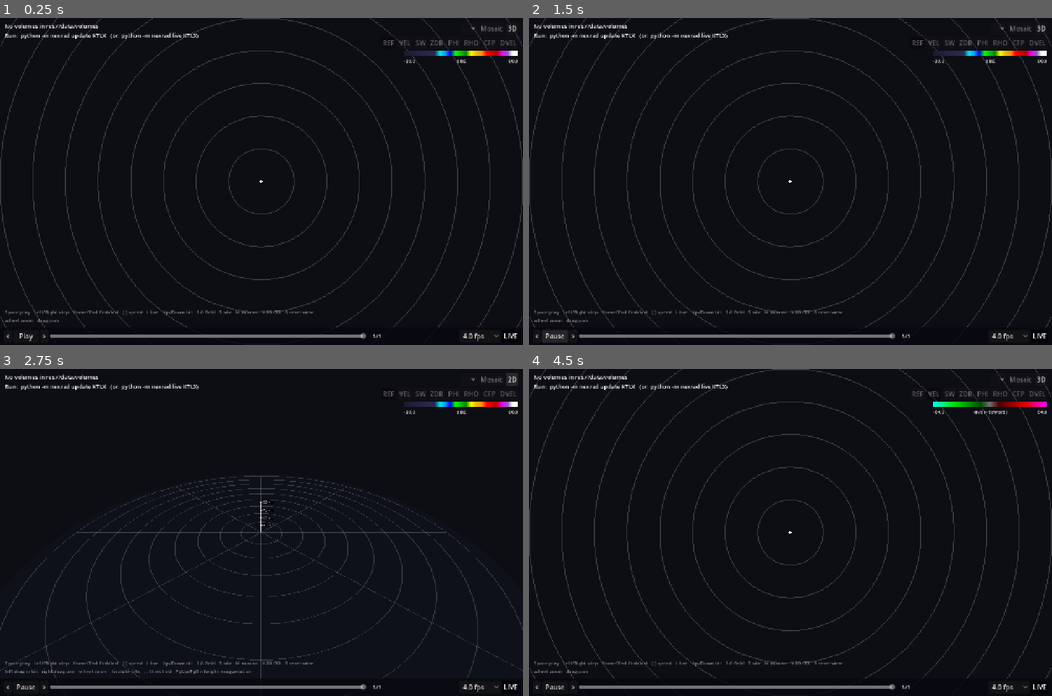
Above: before the commit, frames 1-4 (two rows, left to right).
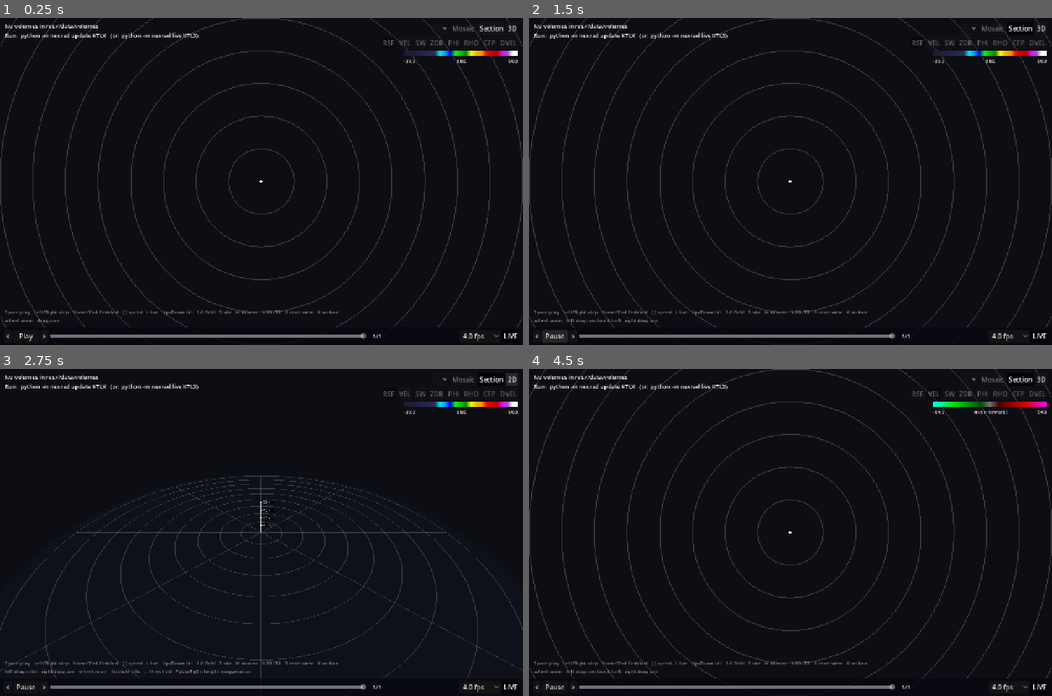
Above: after the commit, the same moments.

Repository: computerdane/droplet
Game: Godot game, scene res://scenes/main.tscn
Two runs of this game, one before a commit and one after it. Both use one fixed random seed, a clock stepped at 60 frames per second and the inputs below.
Inputs (mouse positions are in pixels of both pictures, inside the frame that each line leads up to):
- Up to frame 1 (0.25 s): no input
- Up to frame 2 (1.5 s): click (1020, 27) at 0.5 s, where only the run after the commit has a clickable "Section"; click "Play" at 1.25 s
- Up to frame 3 (2.75 s): click "3D" at 2 s
- Up to frame 4 (4.5 s): click "2D" at 2.75 s; click "REF" at 3.5 s; click "VEL" at 4.25 s

The runs differ from the first frame. In frame 1, 0.1% of the frame differs, in the area x 60-97%, y 2-91%; in frame 2, 0.2%, in the area x 7-97%, y 2-94%; in frame 3, 0.1%; in frame 4, 0.2%.

Commit message:
Vertical cross-sections through every tilt
Press X, or pass section=ax,ay,bx,by, then drag A to B in the 2D view. A panel
plots height against distance along the line. Each elevation band is a
full-plot ColorRect running section.gdshader, which inverts the 4/3-earth beam
model used by cone.gdshader: pixel height and distance become an elevation
angle and slant range, and the shader samples the same polar textures. By
default it interpolates linearly between adjacent tilts; "Beams only" shows
each tilt within half a beamwidth. Beam centre lines are drawn over the plot.
smoke.gd checks the CPU beam-height model against the cone shader's.

Co-Authored-By: Claude Opus 5.5 <noreply@anthropic.com>

Diff:
--- a/scripts/hud.gd
+++ b/scripts/hud.gd
@@ -12,17 +12,21 @@
 signal site_selected(site: String)
 signal view_toggled
 signal mosaic_toggled
+signal section_toggled
 signal field_selected(field_name: String)
 
 const SPEEDS := [1.0, 2.0, 4.0, 8.0, 15.0]
 const DEFAULT_SPEED_INDEX := 2
 const LEGEND_WIDTH := 280
+const SECTION_SIZE := Vector2(560, 270)
 
 var info: Label
 var hint: Label
 var site_option: OptionButton
 var view_button: Button
 var mosaic_button: Button
+var section_button: Button
+var section: SectionView
 var field_buttons: Dictionary = {}  # name -> Button
 var legend_tex: TextureRect
 var legend_lo: Label
@@ -43,6 +47,7 @@
 	_build_info()
 	_build_top_right()
 	_build_bottom_bar()
+	_build_section()
 
 
 func _build_info() -> void:
@@ -82,6 +87,10 @@
 	mosaic_button.toggle_mode = true
 	mosaic_button.pressed.connect(mosaic_toggled.emit)
 	row.add_child(mosaic_button)
+	section_button = _button("Section", "Vertical cross-section: drag A to B in the 2D view (X)")
+	section_button.toggle_mode = true
+	section_button.pressed.connect(section_toggled.emit)
+	row.add_child(section_button)
 	view_button = _button("3D", "Toggle 2D plan view / 3D volume (V)")
 	view_button.pressed.connect(view_toggled.emit)
 	row.add_child(view_button)
@@ -173,6 +182,25 @@
 	row.add_child(live_button)
 
 
+## Cross-section panel, bottom right above the playback bar and clear of the hint text.
+func _build_section() -> void:
+	section = SectionView.new()
+	section.set_anchors_preset(Control.PRESET_BOTTOM_RIGHT)
+	section.grow_horizontal = Control.GROW_DIRECTION_BEGIN
+	section.grow_vertical = Control.GROW_DIRECTION_BEGIN
+	section.offset_left = -SECTION_SIZE.x - 12
+	section.offset_right = -12
+	section.offset_top = -SECTION_SIZE.y - 100
+	section.offset_bottom = -100
+	section.visible = false
+	add_child(section)
+
+
+func set_section(on: bool, shown: bool) -> void:
+	section_button.set_pressed_no_signal(on)
+	section.visible = shown
+
+
 func set_info(text: String) -> void:
 	info.text = text
 
--- a/scripts/main.gd
+++ b/scripts/main.gd
@@ -11,6 +11,7 @@
 ## Command-line options (after `--`): site=KTLX time=20130520_200359 field=VEL elev=0.5
 ## live=0|1 play=0|1 fps=8 zoom=2 pan=-15,5 (2D centre, km east,north) view=2d|3d yaw=30
 ## pitch=25 dist=400 exag=4 isolate=0|1|2 threshold=20 mosaic=0|1 prefetch=0|1
+## section=ax,ay,bx,by (cross-section A -> B, km east,north of the radar)
 ##
 ## Upcoming loop frames (and their mosaic neighbours) are read in the background, see
 ## _preload_ahead() and VolumeCache.
@@ -37,9 +38,10 @@
 }
 const HINT_COMMON := (
 	"Space play   Left/Right step   Home/End first/last   [ ] speed   L live   "
-	+ "Up/Down tilt   1-8 field   S site   M mosaic   V 2D/3D   R reset view\n"
+	+ "Up/Down tilt   1-8 field   S site   M mosaic   V 2D/3D   R reset view   X section\n"
 )
 const HINT_2D := "wheel zoom   drag pan"
+const HINT_SECTION := "wheel zoom   left drag: section A to B   right drag pan"
 const HINT_3D := (
 	"left drag orbit   right drag pan   wheel zoom   I isolate tilts   , . threshold   "
 	+ "PgUp/PgDn height exaggeration"
@@ -60,6 +62,7 @@
 var view_is_3d := false
 var mosaic := false
 var prefetch := true  # read upcoming loop frames in the background
+var section_on := false  # cross-section mode: line in the 2D view, panel in the HUD
 var _neighbors: Array = []  # mosaic entries, see _find_neighbors()
 var _others := PackedVector2Array()  # neighbours in the selected site's frame
 var _site_lonlat := Vector2.INF  # site the views' basemaps are centred on
@@ -77,6 +80,7 @@
 	play_timer.one_shot = true
 	play_timer.timeout.connect(_on_play_tick)
 	view_2d.view_changed.connect(_update_info)
+	view_2d.section_changed.connect(_update_section)
 	view_3d.camera.moved.connect(_update_info)
 	_connect_hud()
 
@@ -91,6 +95,11 @@
 		view_2d.cam.position = Vector2(p[0], -p[1])
 	_apply_3d_options(opts)
 	mosaic = opts.get("mosaic", "0") == "1"
+	if opts.has("section"):
+		var s: PackedFloat64Array = opts["section"].split_floats(",")
+		if s.size() == 4:
+			view_2d.set_section(Vector2(s[0], -s[1]), Vector2(s[2], -s[3]))
+			_set_section_on(true)
 	prefetch = opts.get("prefetch", "1") == "1"
 	_set_view_3d(opts.get("view", "2d") == "3d")
 	var sites := library.sites()
@@ -121,6 +130,7 @@
 	hud.field_selected.connect(_set_field)
 	hud.view_toggled.connect(func() -> void: _set_view_3d(not view_is_3d))
 	hud.mosaic_toggled.connect(_toggle_mosaic)
+	hud.section_toggled.connect(func() -> void: _set_section_on(not section_on))
 
 
 func _apply_3d_options(opts: Dictionary) -> void:
@@ -179,8 +189,20 @@
 	view_2d.set_active(not on)
 	view_3d.set_active(on)
 	hud.set_view_3d(on)
-	hud.set_hint(HINT_COMMON + (HINT_3D if on else HINT_2D))
+	_update_hint()
 	_refresh()
+
+
+func _update_hint() -> void:
+	var extra := HINT_3D if view_is_3d else (HINT_SECTION if section_on else HINT_2D)
+	hud.set_hint(HINT_COMMON + extra)
+
+
+func _set_section_on(on: bool) -> void:
+	section_on = on
+	view_2d.set_section_mode(on)
+	_update_hint()
+	_update_section()
 
 
 func _toggle_mosaic() -> void:
@@ -302,9 +324,17 @@
 				if not available.has(f):
 					available.append(f)
 	hud.set_field(field_name, available)
+	_update_section()
 	_update_info()
 	_update_playback()
 	_preload_ahead()
+
+
+func _update_section() -> void:
+	var shown := section_on and view_2d.has_section
+	hud.set_section(section_on, shown)
+	if shown:
+		hud.section.show_section(volume, field_name, view_2d.section_a, view_2d.section_b)
 
 
 ## Queues background reads of the frames after the current one, wrapping around the loop,
@@ -509,6 +539,8 @@
 			_toggle_mosaic()
 		KEY_V:
 			_set_view_3d(not view_is_3d)
+		KEY_X:
+			_set_section_on(not section_on)
 		KEY_I:
 			view_3d.isolate = ((view_3d.isolate + 1) % ConeSet.Isolate.size()) as ConeSet.Isolate
 			_refresh()
--- a/scripts/ppi_view.gd
+++ b/scripts/ppi_view.gd
@@ -2,9 +2,11 @@
 extends Node2D
 ## 2D plan view: one sweep drawn by ppi.gdshader on a quad centred on the radar, with the
 ## basemap, range rings and city labels on top. World units are km, +x east, -y north.
-## Wheel zooms, drag pans.
+## Wheel zooms, drag pans. In section mode a left drag draws the cross-section line A -> B
+## instead (right or middle drag still pans).
 
 signal view_changed
+signal section_changed
 
 const BASEMAP_SHADER := preload("res://shaders/basemap_2d.gdshader")
 const PPI_SHADER := preload("res://shaders/ppi.gdshader")
@@ -20,8 +22,14 @@
 const CITY_MAX_LABELS := 40
 const CITY_RADIUS_KM := 600.0
 const BASEMAP_CULL_KM := 6000.0
-
+const SECTION_COLOR := Color(1, 1, 1, 0.95)
+
+var section_mode := false
+var has_section := false
+var section_a := Vector2.ZERO  # km, +x east, +y south (world = radar-local frame)
+var section_b := Vector2.ZERO
 var _dragging := false
+var _drawing_section := false
 var _cities: Array = []  # from Basemap.cities_near, most populous first
 var _basemap_mats: Array[ShaderMaterial] = []
 var _neighbor_rects: Array[ColorRect] = []
@@ -76,6 +84,20 @@
 	cam.enabled = on
 	if on:
 		cam.make_current()
+
+
+func set_section(a: Vector2, b: Vector2) -> void:
+	section_a = a
+	section_b = b
+	has_section = a != b
+	overlay.queue_redraw()
+	section_changed.emit()
+
+
+func set_section_mode(on: bool) -> void:
+	section_mode = on
+	_drawing_section = false
+	overlay.queue_redraw()
 
 
 func reset_camera() -> void:
@@ -163,6 +185,25 @@
 	overlay.draw_line(Vector2(-s, 0), Vector2(s, 0), Color.WHITE, -1.0)
 	overlay.draw_line(Vector2(0, -s), Vector2(0, s), Color.WHITE, -1.0)
 	_draw_cities()
+	if section_mode and has_section:
+		_draw_section_line()
+
+
+func _draw_section_line() -> void:
+	var z := cam.zoom.x
+	overlay.draw_line(section_a, section_b, Color(0, 0, 0, 0.6), 4.0 / z)
+	overlay.draw_line(section_a, section_b, SECTION_COLOR, 2.0 / z)
+	var font := ThemeDB.fallback_font
+	for end in [[section_a, "A"], [section_b, "B"]]:
+		overlay.draw_set_transform(end[0], 0.0, Vector2.ONE / z)
+		overlay.draw_circle(Vector2.ZERO, 4.0, SECTION_COLOR)
+		overlay.draw_string_outline(
+			font, Vector2(7, -6), end[1], HORIZONTAL_ALIGNMENT_LEFT, -1, 16, 4, Color.BLACK
+		)
+		overlay.draw_string(
+			font, Vector2(7, -6), end[1], HORIZONTAL_ALIGNMENT_LEFT, -1, 16, SECTION_COLOR
+		)
+	overlay.draw_set_transform(Vector2.ZERO)
 
 
 ## City dots and names at constant screen size; greedy declutter, biggest cities first.
@@ -218,12 +259,22 @@
 			MOUSE_BUTTON_WHEEL_DOWN:
 				if e.pressed:
 					_zoom_at(e.position, 1.0 / ZOOM_STEP)
+			MOUSE_BUTTON_LEFT when section_mode:
+				_drawing_section = e.pressed
+				if e.pressed:
+					set_section(_to_world(e.position), _to_world(e.position))
 			MOUSE_BUTTON_LEFT, MOUSE_BUTTON_MIDDLE, MOUSE_BUTTON_RIGHT:
 				_dragging = e.pressed
+	elif event is InputEventMouseMotion and _drawing_section:
+		set_section(section_a, _to_world((event as InputEventMouseMotion).position))
 	elif event is InputEventMouseMotion and _dragging:
 		cam.position -= (event as InputEventMouseMotion).relative / cam.zoom
 		overlay.queue_redraw()
 		view_changed.emit()
+
+
+func _to_world(screen_pos: Vector2) -> Vector2:
+	return cam.position + (screen_pos - get_viewport_rect().size / 2.0) / cam.zoom.x
 
 
 func _zoom_at(screen_pos: Vector2, factor: float) -> void:
--- /dev/null
+++ b/scripts/section_view.gd
@@ -0,0 +1,248 @@
+class_name SectionView
+extends Control
+## Vertical cross-section panel: height vs distance along a line A -> B in the 2D view,
+## through every tilt of one field. Each elevation band is a ColorRect drawn by
+## section.gdshader over the whole plot, keeping only the pixels whose elevation angle
+## falls in its band; the beam model is the same 4/3 earth radius one as cone.gdshader.
+## Two modes (button in the panel): interpolate linearly between adjacent tilts (default),
+## or beams only, where each tilt reaches half a beamwidth and blank means not sampled.
+
+const SECTION_SHADER := preload("res://shaders/section.gdshader")
+const BEAMWIDTH_DEG := 0.95  # WSR-88D half-power beamwidth
+const H_MAX_KM := 18.0
+const KE_A := 8494.67  # 4/3 * 6371 km
+const MARGIN_LEFT := 34.0
+const MARGIN_RIGHT := 12.0
+const MARGIN_TOP := 24.0
+const MARGIN_BOTTOM := 22.0
+const FONT_SIZE := 12
+const BEAM_SAMPLES := 48
+const BG := Color(0.03, 0.03, 0.06, 0.88)
+const PLOT_BG := Color(0.07, 0.08, 0.11)
+const GRID := Color(1, 1, 1, 0.12)
+const TEXT := Color(1, 1, 1, 0.8)
+const BEAM_LINE := Color(1, 1, 1, 0.18)
+
+var _plot: Control
+var _overlay: Control
+var _rects: Array[ColorRect] = []
+var _a := Vector2.ZERO
+var _b := Vector2.ZERO
+var _elevs: Array[float] = []  # tilts shown, ascending
+var _title := ""
+var _interpolate := true
+var _mode_button: Button
+var _last: Array = []  # arguments of the last show_section(), to redraw on mode change
+
+
+func _ready() -> void:
+	mouse_filter = Control.MOUSE_FILTER_STOP  # clicks on the panel must not move the line
+	_plot = Control.new()
+	_plot.clip_contents = true
+	_plot.mouse_filter = Control.MOUSE_FILTER_IGNORE
+	_plot.set_anchors_preset(Control.PRESET_FULL_RECT)
+	_plot.offset_left = MARGIN_LEFT
+	_plot.offset_right = -MARGIN_RIGHT
+	_plot.offset_top = MARGIN_TOP
+	_plot.offset_bottom = -MARGIN_BOTTOM
+	add_child(_plot)
+	var bg := ColorRect.new()
+	bg.color = PLOT_BG
+	bg.mouse_filter = Control.MOUSE_FILTER_IGNORE
+	bg.set_anchors_preset(Control.PRESET_FULL_RECT)
+	_plot.add_child(bg)
+	_overlay = Control.new()
+	_overlay.mouse_filter = Control.MOUSE_FILTER_IGNORE
+	_overlay.set_anchors_preset(Control.PRESET_FULL_RECT)
+	_overlay.draw.connect(_draw_overlay)
+	add_child(_overlay)
+	_mode_button = Button.new()
+	_mode_button.focus_mode = Control.FOCUS_NONE
+	_mode_button.add_theme_font_size_override("font_size", 11)
+	_mode_button.tooltip_text = "Interpolate between tilts, or show each beam only"
+	_mode_button.set_anchors_preset(Control.PRESET_TOP_RIGHT)
+	_mode_button.grow_horizontal = Control.GROW_DIRECTION_BEGIN
+	_mode_button.offset_right = -MARGIN_RIGHT
+	_mode_button.offset_top = 1
+	_mode_button.pressed.connect(
+		func() -> void:
+			_interpolate = not _interpolate
+			if not _last.is_empty():
+				show_section.callv(_last)
+	)
+	add_child(_mode_button)
+
+
+func _draw() -> void:
+	draw_rect(Rect2(Vector2.ZERO, size), BG)
+
+
+## Show the section from `a` to `b` (km in the radar's local frame, +x east, +y south)
+## through all tilts of `field_name` in `vol`.
+func show_section(vol: RadarVolume, field_name: String, a: Vector2, b: Vector2) -> void:
+	_last = [vol, field_name, a, b]
+	_a = a
+	_b = b
+	var tilts: Array[int] = vol.tilts(field_name) if vol != null else ([] as Array[int])
+	_elevs.clear()
+	for i in tilts:
+		_elevs.append(vol.elevation(i))
+	var bands := _bands_interpolated() if _interpolate else _bands_beams()
+	while _rects.size() < bands.size():
+		_rects.append(_new_rect())
+	var rng := Colormaps.range_of(field_name)
+	for k in _rects.size():
+		var rect := _rects[k]
+		rect.visible = k < bands.size()
+		if not rect.visible:
+			continue
+		var band: Array = bands[k]  # [tilt below, tilt above, lo_deg, hi_deg]
+		var ia := tilts[band[0]]
+		var ib := tilts[band[1]]
+		var mat := rect.material as ShaderMaterial
+		mat.set_shader_parameter("sweep_a", vol.get_texture(ia, field_name))
+		mat.set_shader_parameter("sweep_b", vol.get_texture(ib, field_name))
+		mat.set_shader_parameter("geom_a", _geometry(vol, ia, field_name))
+		mat.set_shader_parameter("geom_b", _geometry(vol, ib, field_name))
+		mat.set_shader_parameter("blend", ia != ib)
+		mat.set_shader_parameter("lo_deg", band[2])
+		mat.set_shader_parameter("hi_deg", band[3])
+		mat.set_shader_parameter("half_beam_deg", BEAMWIDTH_DEG / 2.0)
+		mat.set_shader_parameter("colormap", Colormaps.texture_for(field_name))
+		mat.set_shader_parameter("cmap_min", rng[0])
+		mat.set_shader_parameter("cmap_max", rng[1])
+		mat.set_shader_parameter("a_km", a)
+		mat.set_shader_parameter("b_km", b)
+		mat.set_shader_parameter("h_max_km", H_MAX_KM)
+	_mode_button.text = "Interpolated" if _interpolate else "Beams only"
+	_title = "Section A-B  %.0f km   %s   (km)" % [a.distance_to(b), field_name]
+	if vol == null or tilts.is_empty():
+		_title += "   (no %s in this volume)" % field_name
+	_overlay.queue_redraw()
+
+
+## Beams only: tilt k alone, half a beamwidth either side, split at the midpoint where
+## neighbouring beams overlap. [k, k, lo, hi] per tilt.
+func _bands_beams() -> Array:
+	var out := []
+	var half := BEAMWIDTH_DEG / 2.0
+	for k in _elevs.size():
+		var e := _elevs[k]
+		var lo := e - half
+		var hi := e + half
+		if k > 0:
+			lo = maxf(lo, (_elevs[k - 1] + e) / 2.0)
+		if k < _elevs.size() - 1:
+			hi = minf(hi, (e + _elevs[k + 1]) / 2.0)
+		out.append([k, k, lo, hi])
+	return out
+
+
+## Interpolated: between each pair of adjacent tilts, plus half a beamwidth below the
+## lowest and above the highest.
+func _bands_interpolated() -> Array:
+	var n := _elevs.size()
+	if n == 0:
+		return []
+	var half := BEAMWIDTH_DEG / 2.0
+	var out := [[0, 0, _elevs[0] - half, _elevs[0]]]
+	for k in n - 1:
+		out.append([k, k + 1, _elevs[k], _elevs[k + 1]])
+	out.append([n - 1, n - 1, _elevs[n - 1], _elevs[n - 1] + half])
+	return out
+
+
+## Tilt geometry for section.gdshader: elevation, first gate centre (km), spacing (km), gates.
+static func _geometry(vol: RadarVolume, i: int, field_name: String) -> Vector4:
+	var f: Dictionary = vol.sweep(i)["fields"][field_name]
+	return Vector4(
+		vol.elevation(i),
+		float(f["first_gate_m"]) / 1000.0,
+		float(f["gate_spacing_m"]) / 1000.0,
+		float(f["n_gates"])
+	)
+
+
+func _new_rect() -> ColorRect:
+	var rect := ColorRect.new()
+	rect.mouse_filter = Control.MOUSE_FILTER_IGNORE
+	rect.set_anchors_preset(Control.PRESET_FULL_RECT)
+	var mat := ShaderMaterial.new()
+	mat.shader = SECTION_SHADER
+	rect.material = mat
+	_plot.add_child(rect)
+	return rect
+
+
+## Beam-centre height (km) of elevation `elev_deg` at ground range `s_km`, 4/3 earth.
+static func beam_height(elev_deg: float, s_km: float) -> float:
+	var th := deg_to_rad(elev_deg)
+	var c := cos(th + s_km / KE_A)
+	return KE_A * (cos(th) / c - 1.0) if c > 0.0 else INF
+
+
+func _draw_overlay() -> void:
+	var font := ThemeDB.fallback_font
+	var r := Rect2(_plot.position, _plot.size)
+	var length := _a.distance_to(_b)
+	_overlay.draw_string(font, Vector2(8, 16), _title, HORIZONTAL_ALIGNMENT_LEFT, -1, 13, TEXT)
+	if r.size.x <= 0 or r.size.y <= 0:
+		return
+	# Height grid and labels.
+	var h_step := _nice_step(H_MAX_KM, 5)
+	var h := 0.0
+	while h <= H_MAX_KM + 0.01:
+		var y := r.end.y - h / H_MAX_KM * r.size.y
+		_overlay.draw_line(Vector2(r.position.x, y), Vector2(r.end.x, y), GRID)
+		_overlay.draw_string(
+			font,
+			Vector2(4, y + 4),
+			str(int(h)),
+			HORIZONTAL_ALIGNMENT_RIGHT,
+			MARGIN_LEFT - 8,
+			FONT_SIZE,
+			TEXT
+		)
+		h += h_step
+	# Distance ticks along A -> B.
+	if length > 0.0:
+		var d_step := _nice_step(length, 8)
+		var d := 0.0
+		while d <= length + 0.01:
+			var x := r.position.x + d / length * r.size.x
+			_overlay.draw_line(Vector2(x, r.position.y), Vector2(x, r.end.y), GRID)
+			_overlay.draw_string(
+				font,
+				Vector2(x - 20, r.end.y + 15),
+				str(int(d)),
+				HORIZONTAL_ALIGNMENT_CENTER,
+				40,
+				FONT_SIZE,
+				TEXT
+			)
+			d += d_step
+	_overlay.draw_string(font, Vector2(8, r.end.y + 15), "A", 0, -1, 13, TEXT)
+	_overlay.draw_string(font, Vector2(r.end.x + 2, r.end.y + 15), "B", 0, -1, 13, TEXT)
+	# Beam centre of every tilt along the section, split where it leaves the plot.
+	for e in _elevs:
+		var pts := PackedVector2Array()
+		for k in BEAM_SAMPLES + 1:
+			var t := float(k) / BEAM_SAMPLES
+			var bh := beam_height(e, _a.lerp(_b, t).length())
+			if bh <= H_MAX_KM:
+				pts.append(Vector2(r.position.x + t * r.size.x, r.end.y - bh / H_MAX_KM * r.size.y))
+			if pts.size() > 1 and (bh > H_MAX_KM or k == BEAM_SAMPLES):
+				_overlay.draw_polyline(pts, BEAM_LINE)
+			if bh > H_MAX_KM:
+				pts.clear()
+
+
+## Smallest of 1, 2, 5 x 10^n giving at most `max_ticks` steps over `span`.
+static func _nice_step(span: float, max_ticks: int) -> float:
+	var step := 1.0
+	while span / step > max_ticks:
+		for m in [2.0, 2.5, 2.0]:
+			step *= m
+			if span / step <= max_ticks:
+				break
+	return step
--- /dev/null
+++ b/shaders/section.gdshader
@@ -0,0 +1,88 @@
+// One elevation band of a vertical cross-section. The rect is the whole plot: UV.x runs
+// along the section from A to B, UV.y from h_max_km (top) down to the ground. Each pixel is
+// turned into an elevation angle and slant range with the 4/3 effective earth radius model
+// (the inverse of cone.gdshader's beam) and drawn only if that angle is inside
+// [lo_deg, hi_deg]; SectionView gives the bands so they tile without overlap.
+// A band samples tilt "a", or with `blend` interpolates linearly in elevation between
+// tilt a (below) and tilt b (above), falling back to whichever one has data if that tilt's
+// beam (half a beamwidth) reaches the pixel.
+// A and B are in the radar's local frame: km, +x east, +y south (as ppi.gdshader).
+shader_type canvas_item;
+
+uniform sampler2D sweep_a : filter_nearest, repeat_enable;
+uniform sampler2D sweep_b : filter_nearest, repeat_enable;
+uniform sampler2D colormap : filter_linear, repeat_disable;
+uniform vec2 a_km;
+uniform vec2 b_km;
+uniform float h_max_km = 18.0;
+uniform float lo_deg = 0.0;
+uniform float hi_deg = 1.0;
+uniform bool blend = false;
+uniform float half_beam_deg = 0.475;
+// Per tilt (a, b): elevation, first gate centre, gate spacing (km) and gate count.
+uniform vec4 geom_a = vec4(0.5, 2.125, 0.25, 1192.0);
+uniform vec4 geom_b = vec4(0.5, 2.125, 0.25, 1192.0);
+uniform float cmap_min = -64.0;
+uniform float cmap_max = 64.0;
+uniform vec4 range_folded_color : source_color = vec4(0.55, 0.0, 0.55, 1.0);
+
+const float KE_A = 8494.67;  // 4/3 * 6371 km
+
+// Value of a tilt at slant range r (km) and azimuth fraction u; -1000 outside its gates.
+float sample_tilt(sampler2D tex, vec4 geom, float r, float u) {
+	float gate = (r - geom.y) / geom.z;
+	if (gate < -0.5 || gate >= geom.w - 0.5) {
+		return -1000.0;
+	}
+	return texture(tex, vec2((gate + 0.5) / geom.w, u)).r;
+}
+
+void fragment() {
+	vec2 p = mix(a_km, b_km, UV.x);
+	float h = (1.0 - UV.y) * h_max_km;
+	float s = length(p);
+	// Point at ground range s and height h, seen from the radar in the vertical plane:
+	// x along the ground, z up. z = (a+h)cos(phi) - a without float32 cancellation.
+	float phi = s / KE_A;
+	float x = (KE_A + h) * sin(phi);
+	float half_phi = sin(0.5 * phi);
+	float z = h * cos(phi) - 2.0 * KE_A * half_phi * half_phi;
+	float elev = degrees(atan(z, x));
+	if (elev < lo_deg || elev >= hi_deg) {
+		discard;
+	}
+	// Along the beam the slant range barely depends on elevation; use the pixel's own.
+	float r = sqrt(x * x + z * z);
+	float az = degrees(atan(p.x, -p.y));
+	float u = (az < 0.0 ? az + 360.0 : az) / 360.0;
+
+	float va = sample_tilt(sweep_a, geom_a, r, u);
+	float v = va;
+	if (blend) {
+		float vb = sample_tilt(sweep_b, geom_b, r, u);
+		bool ok_a = va > -900.0;
+		bool ok_b = vb > -900.0;
+		float t = (elev - geom_a.x) / (geom_b.x - geom_a.x);
+		if (ok_a && ok_b) {
+			v = mix(va, vb, t);
+		} else if (ok_a && elev - geom_a.x < half_beam_deg) {
+			v = va;
+		} else if (ok_b && geom_b.x - elev < half_beam_deg) {
+			v = vb;
+		} else {
+			// Nothing valid in reach: show range folding of the nearer tilt, if any.
+			v = t < 0.5 ? va : vb;
+			if (v > -1500.0) {
+				discard;
+			}
+		}
+	}
+	if (v < -1500.0) {
+		COLOR = range_folded_color;
+	} else if (v < -900.0) {
+		discard;
+	} else {
+		float c = clamp((v - cmap_min) / (cmap_max - cmap_min), 0.0, 1.0);
+		COLOR = texture(colormap, vec2(c, 0.5));
+	}
+}
--- a/tests/smoke.gd
+++ b/tests/smoke.gd
@@ -7,6 +7,7 @@
 const ColormapsScript := preload("res://scripts/colormaps.gd")
 const BasemapScript := preload("res://scripts/basemap.gd")
 const VolumeCacheScript := preload("res://scripts/volume_cache.gd")
+const SectionViewScript := preload("res://scripts/section_view.gd")
 
 
 func _initialize() -> void:
@@ -55,6 +56,7 @@
 	failed = not _check_sequences(lib) or failed
 	failed = not _check_basemap(vol) or failed
 	failed = not _check_preload(lib) or failed
+	failed = not _check_beam_model() or failed
 	quit(1 if failed else 0)
 
 
@@ -145,3 +147,21 @@
 	if not ok:
 		push_error("preload: %d of %d bytes loaded" % [cache.used_bytes(), expected])
 	return ok
+
+
+## The cross-section's beam height at a ground range must match cone.gdshader's forward
+## model (slant range -> height, ground range), replicated here.
+func _check_beam_model() -> bool:
+	var ke_a := 8494.67
+	var worst := 0.0
+	for elev in [0.5, 3.0, 19.5]:
+		for r in [10.0, 100.0, 300.0]:
+			var th := deg_to_rad(elev)
+			var num: float = r * r + 2.0 * r * ke_a * sin(th)
+			var h: float = num / (sqrt(num + ke_a * ke_a) + ke_a)
+			var s: float = ke_a * asin(r * cos(th) / (ke_a + h))
+			worst = maxf(worst, absf(SectionViewScript.beam_height(elev, s) - h))
+	print("  section beam model: max height error %.4f km" % worst)
+	if worst > 0.01:
+		push_error("section beam height disagrees with cone.gdshader")
+	return worst <= 0.01
Not shown, added: scripts/section_view.gd.uid
Not shown, added: shaders/section.gdshader.uid
Not shown, changed: CLAUDE.md
